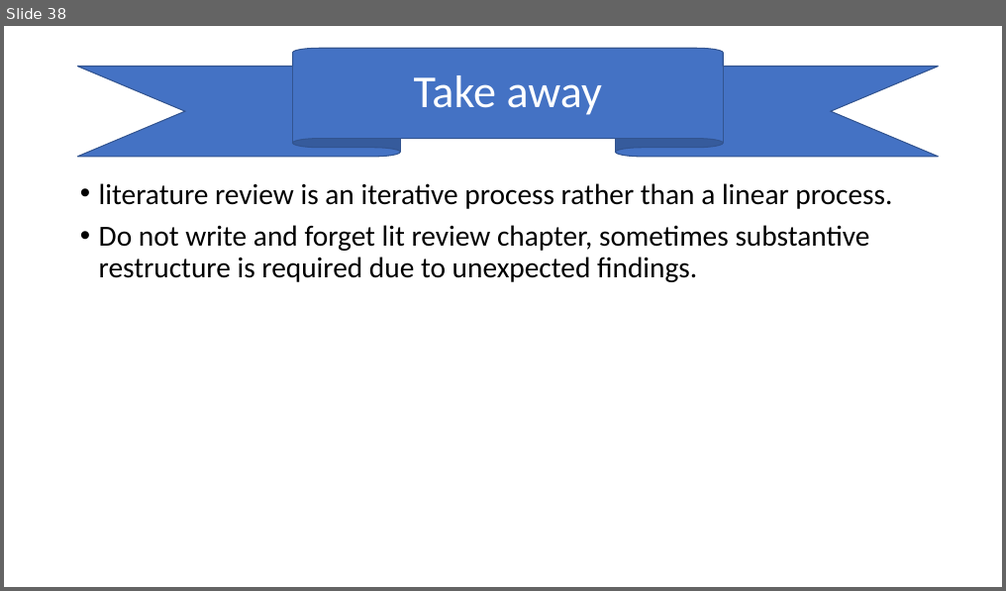
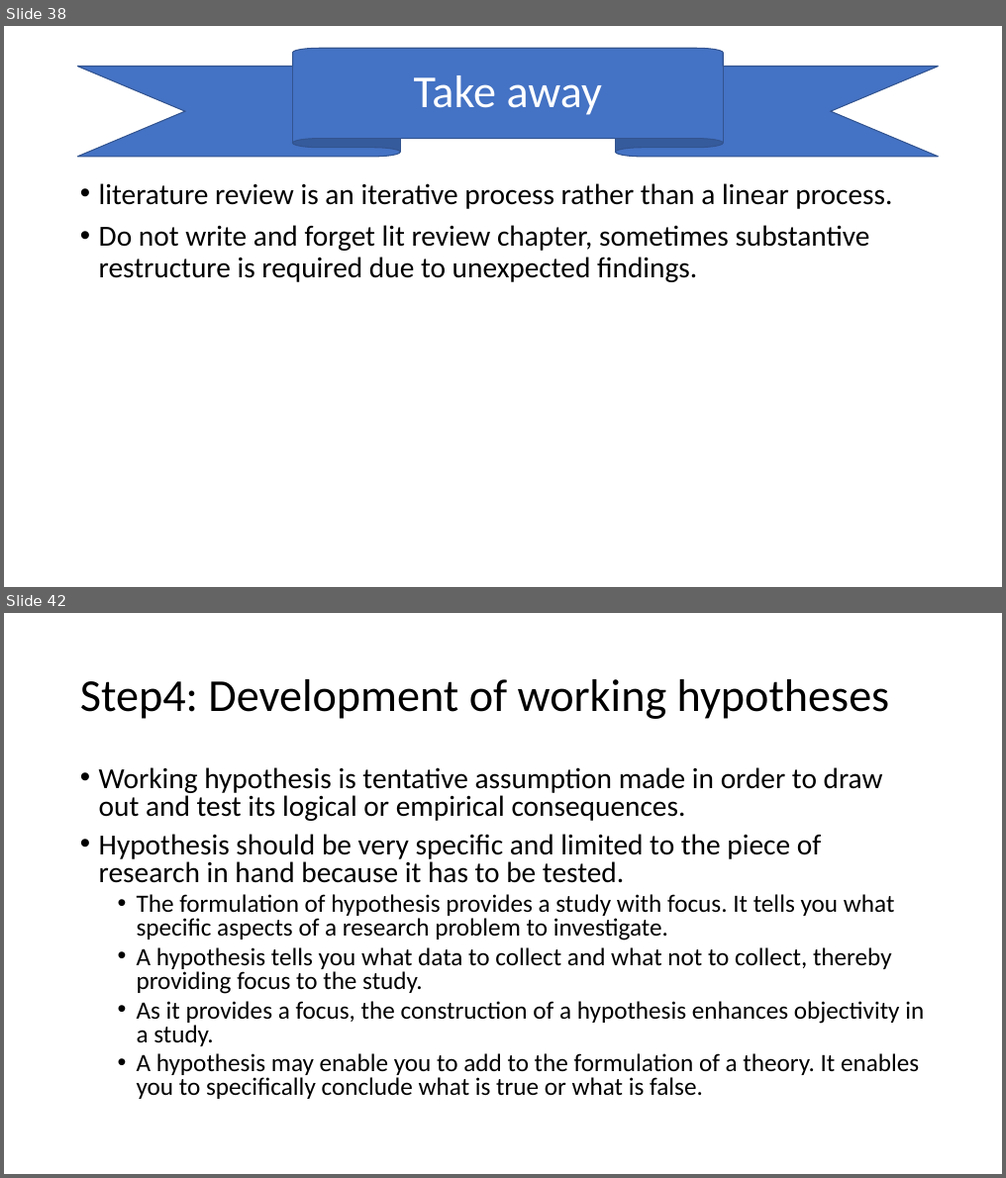
Before and after one commit to dlisbbau/mlis, a slide deck: Vinit-MLIS-104-01-Research Basics.pptx. Shown one above the other, each under a label of ours: slide 38 before the commit, slides 38 and 42 after it; the slides between them are not shown. The pictures are 1006x591 and 1006x1178 pixels, drawn with LibreOffice and Linux fonts; fonts in the diff are those of the drawing. Boxes give left, top, right and bottom in pixels: in the first picture for what was removed or moved away, otherwise in the second. Text is boxed around its words. In the diff, an @@ line names an element or a change of style, - is before the commit and + after.

```diff
--- a/Vinit-MLIS-104-01-Research Basics.pptx
+++ b/Vinit-MLIS-104-01-Research Basics.pptx
@@ slide 42 added at (x1=4, y1=613, x2=1002, y2=1174), background #FFFFFF @@
@@ title added at (x1=80, y1=679, x2=890, y2=719), 44 pt, text #000000 @@
+Step4: Development of working hypotheses
@@ text added at (x1=99, y1=767, x2=924, y2=1099), 24 pt, text #000000 @@
+• Working hypothesis is tentative assumption made in order to draw out and test its logical or empirical consequences.
+• Hypothesis should be very specific and limited to the piece of research in hand because it has to be tested.
+  • The formulation of hypothesis provides a study with focus. It tells you what specific aspects of a research problem to investigate.
+  • A hypothesis tells you what data to collect and what not to collect, thereby providing focus to the study.
+  • As it provides a focus, the construction of a hypothesis enhances objectivity in a study.
+  • A hypothesis may enable you to add to the formulation of a theory. It enables you to specifically conclude what is true or what is false.
```
Also in this commit, not shown: 4 slides changed, 1 other slide added, 1 slide removed.
